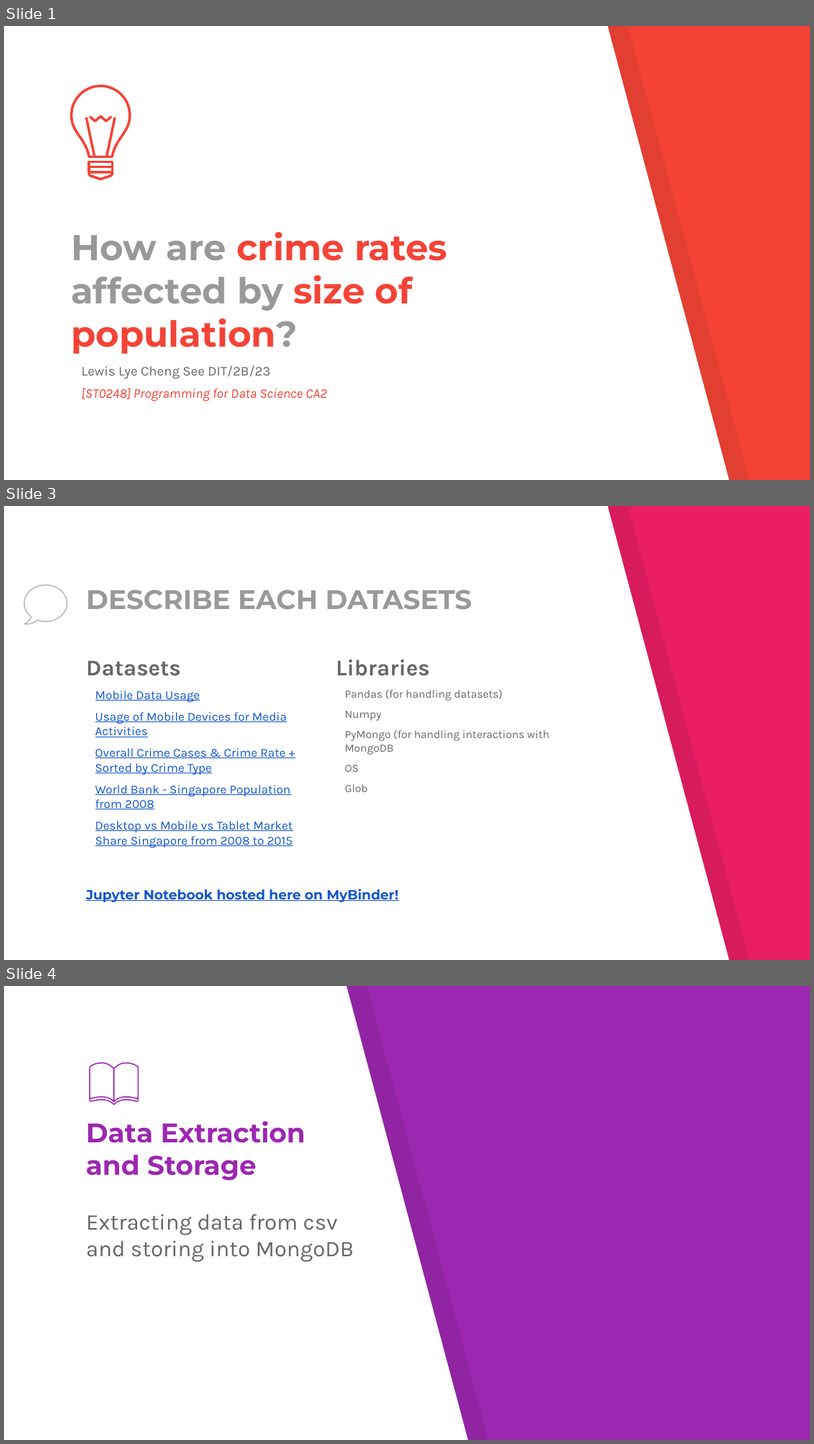
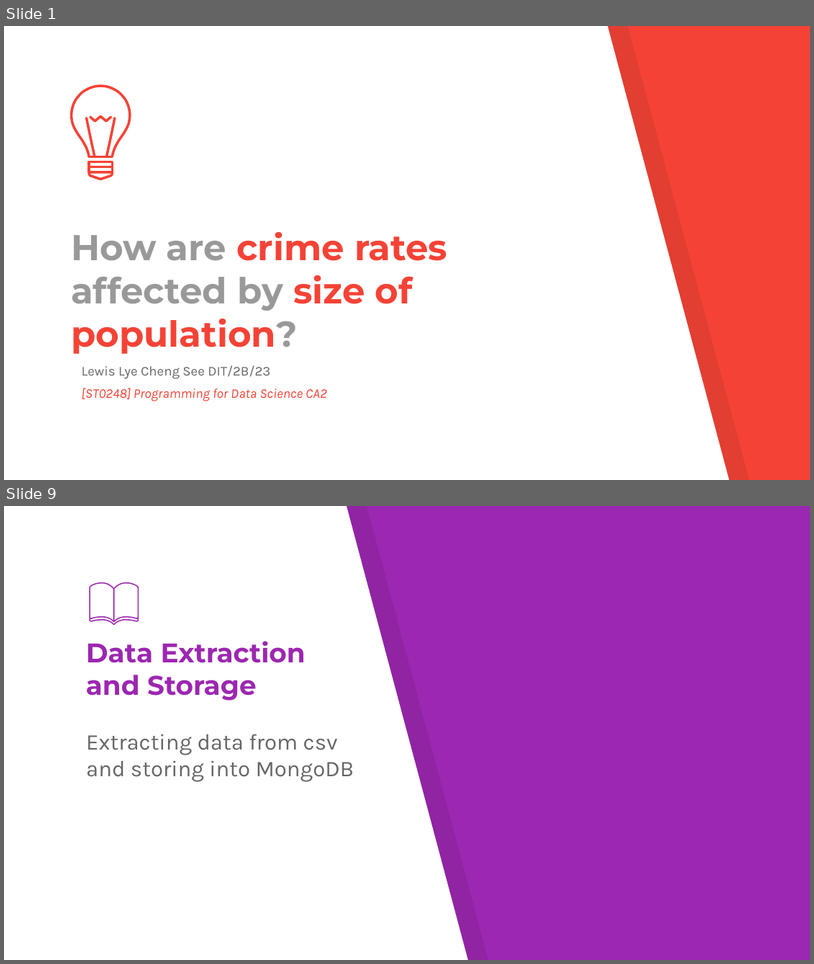
Before and after one commit to Ghos7ie/PDS_CA2, a slide deck: pds_CA2.pptx. Shown one above the other, each under a label of ours: slides 1, 3 and 4 before the commit, slides 1 and 9 after it; the slides between them are not shown. The pictures are 814x1444 and 814x964 pixels, drawn with LibreOffice and Linux fonts; fonts in the diff are those of the drawing. Boxes give left, top, right and bottom in pixels: in the first picture for what was removed or moved away, otherwise in the second. Text is boxed around its words. In the diff, an @@ line names an element or a change of style, - is before the commit and + after.

```diff
--- a/pds_CA2.pptx
+++ b/pds_CA2.pptx
@@ slide 3 removed at (4,506,810,960), background #E91E63; not listed: 2 template elements that a slide beside it also shows @@
@@ freeform shape removed at (24,585,67,624) @@
@@ title removed at (86,590,473,610) @@
-DESCRIBE EACH DATASETS
@@ text removed at (86,661,293,847) @@
-Datasets
-Mobile Data Usage
-Usage of Mobile Devices for Media Activities
-Overall Crime Cases & Crime Rate + Sorted by Crime Type
-World Bank - Singapore Population from 2008
-Desktop vs Mobile vs Tablet Market Share Singapore from 2008 to 2015
@@ text removed at (336,659,550,792) @@
-Libraries
-Pandas (for handling datasets)
-Numpy
-PyMongo (for handling interactions with MongoDB
-OS
-Glob
@@ text removed at (86,888,399,902) @@
-Jupyter Notebook hosted here on MyBinder!
@@ what was slide 4 is now slide 9 @@
```
Also in this commit, not shown: 2 slides changed, 6 slides added, 5 other files.
